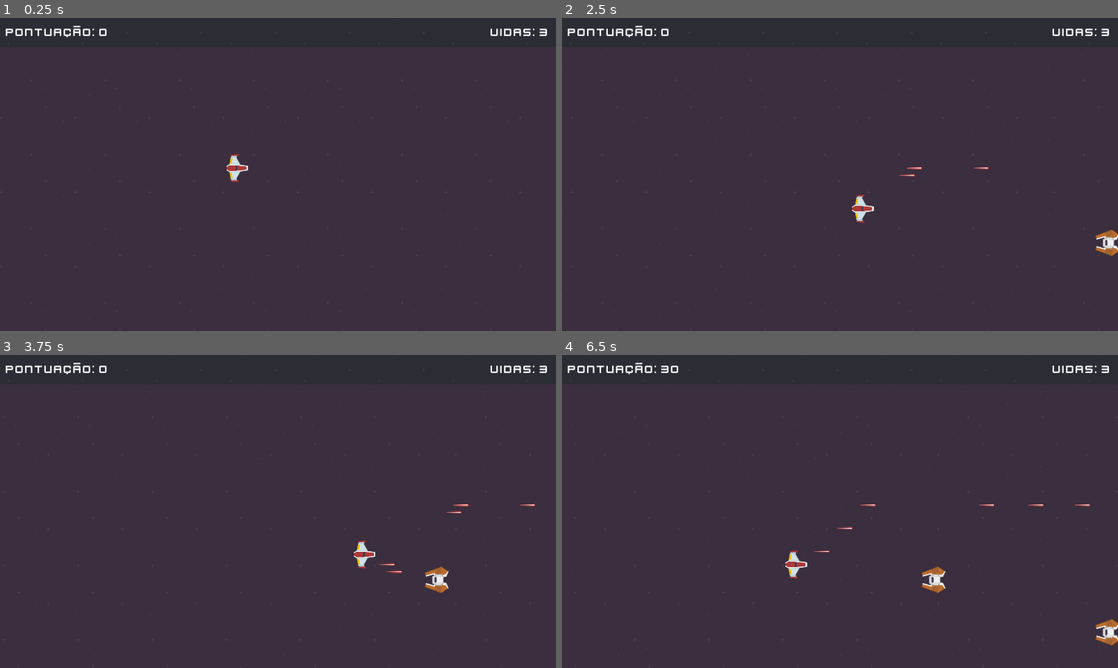
Above: before the commit, frames 1-4 (two rows, left to right).
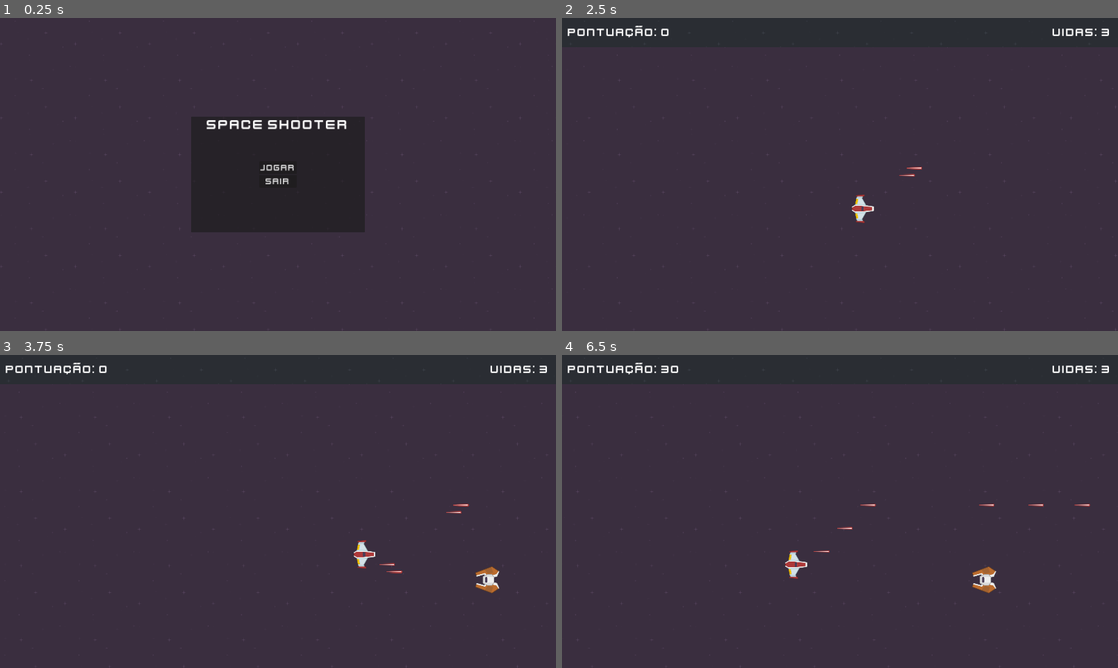
Above: after the commit, the same moments.

Repository: Faladr4do/SpaceShooterUdemy
Game: Godot game, scene res://cenas/menu_principal.tscn
Same seed, same stepped clock (60 frames per second), same inputs: the game is played once before the commit and once after it. Before the commit the project starts from res://cenas/jogo.tscn.
Inputs (mouse positions are in pixels of both pictures, inside the frame that each line leads up to):
- Up to frame 1 (0.25 s): no input
- Up to frame 2 (2.5 s): click (840, 168) at 0.5 s, where only the run after the commit has a clickable "Jogar"; move the mouse to (962, 158) at 1.27 s; press the mouse at (962, 158) at 1.28 s; hold D (direita) 1.28-2.03 s; move the mouse to (728, 190) at 2.02 s; release the mouse at (728, 190) at 2.03 s; hold S (baixo) from 2.03 s (still down); click (728, 190) at 2.1 s
- Up to frame 3 (3.75 s): move the mouse to (333, 442) at 2.77 s; release S (baixo) at 2.78 s; press the mouse at (333, 442) at 2.78 s; hold D (direita) 2.78-3.53 s; move the mouse to (250, 574) at 3.52 s; release the mouse at (250, 574) at 3.53 s; hold W (cima) from 3.53 s (still down); click (250, 574) at 3.6 s
- Up to frame 4 (6.5 s): move the mouse to (1006, 558) at 4.27 s; release W (cima) at 4.28 s; press the mouse at (1006, 558) at 4.28 s; hold A (esquerda) 4.28-5.78 s; move the mouse to (673, 464) at 5.02 s; release the mouse at (673, 464) at 5.03 s; click (673, 464) at 5.1 s; move the mouse to (867, 511) at 5.77 s; press the mouse at (867, 511) at 5.78 s; hold S (baixo) from 5.78 s (still down)

The runs differ from the first frame. In frame 1, 1.6% of the frame differs, in the area x 0-99%, y 0-68%; in frame 2, 0.3%; in frame 3, 0.5%; in frame 4, 0.7%.

Commit message:
Adicionei Menu e Rochas
Menu completo, rochas por implementar.

Diff:
--- /dev/null
+++ b/Space Shooter/cenas/menu_principal.tscn
@@ -0,0 +1,85 @@
+[gd_scene load_steps=5 format=3 uid="uid://cgswi6eh3jarn"]
+
+[ext_resource type="Script" path="res://scripts/Control.gd" id="1_bjhv4"]
+[ext_resource type="Texture2D" uid="uid://cjijxt8a61qbk" path="res://kenney_space-shooter-redux/Backgrounds/darkPurple.png" id="2_v10md"]
+[ext_resource type="FontFile" uid="uid://bmfy50b7h44t3" path="res://kenney_space-shooter-redux/Bonus/kenvector_future.ttf" id="3_xpbxt"]
+
+[sub_resource type="LabelSettings" id="LabelSettings_hp38h"]
+font = ExtResource("3_xpbxt")
+font_size = 48
+
+[node name="MenuPrincipal" type="Control"]
+layout_mode = 3
+anchors_preset = 15
+anchor_right = 1.0
+anchor_bottom = 1.0
+grow_horizontal = 2
+grow_vertical = 2
+script = ExtResource("1_bjhv4")
+
+[node name="ParallaxBackground" type="ParallaxBackground" parent="."]
+
+[node name="ParallaxLayer" type="ParallaxLayer" parent="ParallaxBackground"]
+motion_mirroring = Vector2(1920, 0)
+
+[node name="TextureRect" type="TextureRect" parent="ParallaxBackground/ParallaxLayer"]
+offset_right = 1920.0
+offset_bottom = 1080.0
+texture = ExtResource("2_v10md")
+stretch_mode = 1
+
+[node name="Panel" type="Panel" parent="."]
+layout_mode = 1
+anchors_preset = 8
+anchor_left = 0.5
+anchor_top = 0.5
+anchor_right = 0.5
+anchor_bottom = 0.5
+offset_left = -300.0
+offset_top = -200.0
+offset_right = 300.0
+offset_bottom = 200.0
+grow_horizontal = 2
+grow_vertical = 2
+
+[node name="SpaceShooterTitulo" type="Label" parent="Panel"]
+layout_mode = 1
+anchors_preset = 5
+anchor_left = 0.5
+anchor_right = 0.5
+offset_left = -246.0
+offset_right = 246.0
+offset_bottom = 54.0
+grow_horizontal = 2
+text = "Space Shooter"
+label_settings = SubResource("LabelSettings_hp38h")
+horizontal_alignment = 1
+
+[node name="GridContainer" type="GridContainer" parent="Panel"]
+layout_mode = 1
+anchors_preset = 8
+anchor_left = 0.5
+anchor_top = 0.5
+anchor_right = 0.5
+anchor_bottom = 0.5
+offset_left = -64.5
+offset_top = -45.0
+offset_right = 64.5
+offset_bottom = 45.0
+grow_horizontal = 2
+grow_vertical = 2
+
+[node name="BotaoJogar" type="Button" parent="Panel/GridContainer"]
+layout_mode = 2
+theme_override_fonts/font = ExtResource("3_xpbxt")
+theme_override_font_sizes/font_size = 30
+text = "Jogar"
+
+[node name="BotaoSair" type="Button" parent="Panel/GridContainer"]
+layout_mode = 2
+theme_override_fonts/font = ExtResource("3_xpbxt")
+theme_override_font_sizes/font_size = 30
+text = "Sair"
+
+[connection signal="pressed" from="Panel/GridContainer/BotaoJogar" to="." method="_on_botao_jogar_pressed"]
+[connection signal="pressed" from="Panel/GridContainer/BotaoSair" to="." method="_on_botao_sair_pressed"]
--- a/Space Shooter/cenas/mob_spawner.tscn
+++ b/Space Shooter/cenas/mob_spawner.tscn
@@ -1,14 +1,20 @@
-[gd_scene load_steps=3 format=3 uid="uid://c8t6ur7xaukvp"]
+[gd_scene load_steps=4 format=3 uid="uid://c8t6ur7xaukvp"]
 
 [ext_resource type="Script" path="res://scripts/mob_spawner.gd" id="1_2dqev"]
 [ext_resource type="PackedScene" uid="uid://dqlld8hoxc2ma" path="res://cenas/inimigo.tscn" id="2_844g7"]
+[ext_resource type="PackedScene" uid="uid://dy2qtxbcmtn37" path="res://cenas/rocha.tscn" id="3_4yujj"]
 
 [node name="MobSpawner" type="Node2D"]
 script = ExtResource("1_2dqev")
 cena_inimigo = ExtResource("2_844g7")
+cena_rocha = ExtResource("3_4yujj")
 
-[node name="Timer" type="Timer" parent="."]
+[node name="TimerInimigo" type="Timer" parent="."]
 wait_time = 2.0
+autostart = true
+
+[node name="TimerRocha" type="Timer" parent="."]
+wait_time = 3.0
 autostart = true
 
 [node name="PosicoesSpawn" type="Node2D" parent="."]
@@ -28,4 +34,5 @@
 [node name="Marker2D5" type="Marker2D" parent="PosicoesSpawn"]
 position = Vector2(2028, 957)
 
-[connection signal="timeout" from="Timer" to="." method="_on_timer_timeout"]
+[connection signal="timeout" from="TimerInimigo" to="." method="_on_timer_timeout"]
+[connection signal="timeout" from="TimerRocha" to="." method="_on_timer_rocha_timeout"]
--- /dev/null
+++ b/Space Shooter/cenas/rocha.tscn
@@ -0,0 +1,22 @@
+[gd_scene load_steps=4 format=3 uid="uid://dy2qtxbcmtn37"]
+
+[ext_resource type="Script" path="res://scripts/rocha.gd" id="1_vkbp5"]
+[ext_resource type="Texture2D" uid="uid://dinuiodnab64g" path="res://kenney_space-shooter-redux/PNG/Meteors/meteorBrown_big3.png" id="2_p0pgh"]
+
+[sub_resource type="CircleShape2D" id="CircleShape2D_ub1uj"]
+radius = 43.0116
+
+[node name="Rocha" type="Area2D"]
+rotation = 1.5708
+script = ExtResource("1_vkbp5")
+
+[node name="Sprite2D" type="Sprite2D" parent="."]
+texture = ExtResource("2_p0pgh")
+
+[node name="CollisionShape2D" type="CollisionShape2D" parent="."]
+shape = SubResource("CircleShape2D_ub1uj")
+
+[node name="VisibleOnScreenNotifier2D" type="VisibleOnScreenNotifier2D" parent="."]
+position = Vector2(0, -70)
+
+[connection signal="screen_exited" from="VisibleOnScreenNotifier2D" to="." method="_on_visible_on_screen_notifier_2d_screen_exited"]
--- a/Space Shooter/project.godot
+++ b/Space Shooter/project.godot
@@ -12,7 +12,7 @@
 
 config/name="Space Shooter"
 config/tags=PackedStringArray("side_projects")
-run/main_scene="res://cenas/jogo.tscn"
+run/main_scene="res://cenas/menu_principal.tscn"
 config/features=PackedStringArray("4.2", "GL Compatibility")
 config/icon="res://icon.svg"
 
--- /dev/null
+++ b/Space Shooter/scripts/Control.gd
@@ -0,0 +1,17 @@
+extends Control
+
+@export var parallax_velocidade : float = 100
+@onready var scroll_background = $ParallaxBackground
+
+func _process(delta):
+	scroll_background.offset.x -= parallax_velocidade * delta
+	if scroll_background.offset.x <= -get_viewport().get_window().size.x:
+		scroll_background.offset.x = 0
+
+
+func _on_botao_jogar_pressed():
+	get_tree().change_scene_to_file("res://cenas/jogo.tscn")
+
+
+func _on_botao_sair_pressed():
+	get_tree().quit()
--- a/Space Shooter/scripts/jogo.gd
+++ b/Space Shooter/scripts/jogo.gd
@@ -26,6 +26,10 @@
 	inimigo.connect("atribuir_pontos", ao_atribuir_pontos)
 	spawner.add_child(inimigo)
 
+func _on_mob_spawner_spawnar_rocha(rocha):
+	rocha.connect("atribuir_pontos", ao_atribuir_pontos)
+	spawner.add_child(rocha)
+
 func ao_atribuir_pontos(pontos):
 	pontos_jogador += pontos
 	ui.definir_pontuacao(pontos_jogador)
--- a/Space Shooter/scripts/mob_spawner.gd
+++ b/Space Shooter/scripts/mob_spawner.gd
@@ -1,10 +1,12 @@
 extends Node2D
 
 signal spawnar_inimigo(inimigo)
+signal spawnar_rocha(rocha)
 
 @onready var posicoes_spawn : Node2D = $PosicoesSpawn
 
 @export var cena_inimigo : PackedScene
+@export var cena_rocha : PackedScene
 
 func _on_timer_timeout():
 	var posicao_spawn_array = posicoes_spawn.get_children()
@@ -12,3 +14,11 @@
 	var inimigo_instanciar = cena_inimigo.instantiate()
 	inimigo_instanciar.global_position = posicao_random.global_position
 	emit_signal("spawnar_inimigo", inimigo_instanciar)
+
+
+func _on_timer_rocha_timeout():
+	var posicao_spawn_array = posicoes_spawn.get_children()
+	var posicao_random : Node2D = posicao_spawn_array.pick_random()
+	var rocha_instanciar = cena_rocha.instantiate()
+	rocha_instanciar.global_position = posicao_random.global_position
+	emit_signal("spawnar_rocha", rocha_instanciar)
--- /dev/null
+++ b/Space Shooter/scripts/rocha.gd
@@ -0,0 +1,21 @@
+extends Area2D
+
+signal atribuir_pontos(pontos)
+
+@export var velocidade : float = 300
+@export var pontos : int = 10
+
+func _ready():
+	print("spawned")
+
+func _process(delta):
+	global_position.x += -velocidade * delta
+
+
+func morte():
+	emit_signal("atribuir_pontos", pontos)
+	queue_free()
+
+
+func _on_visible_on_screen_notifier_2d_screen_exited():
+	morte()
